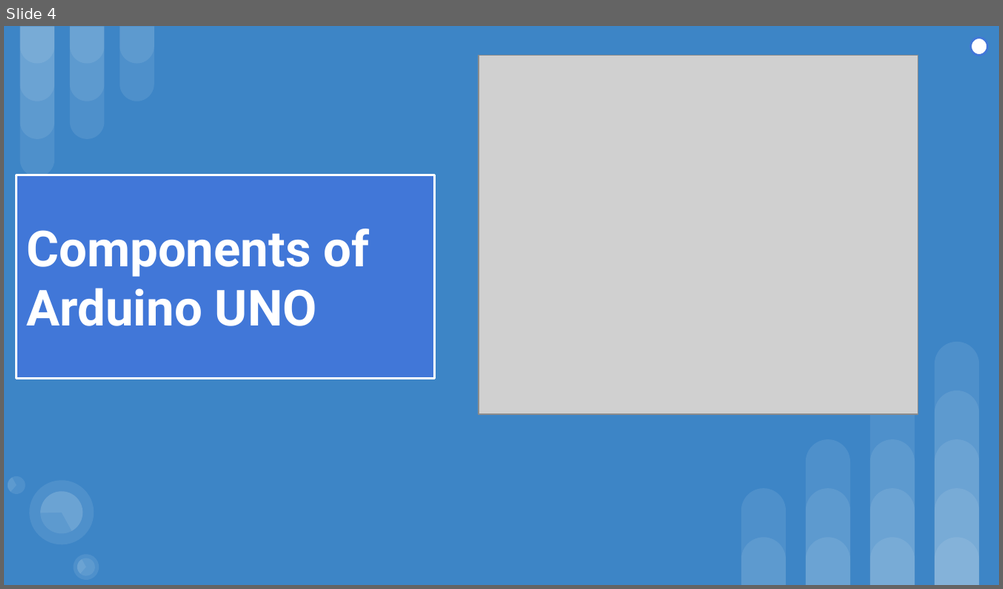
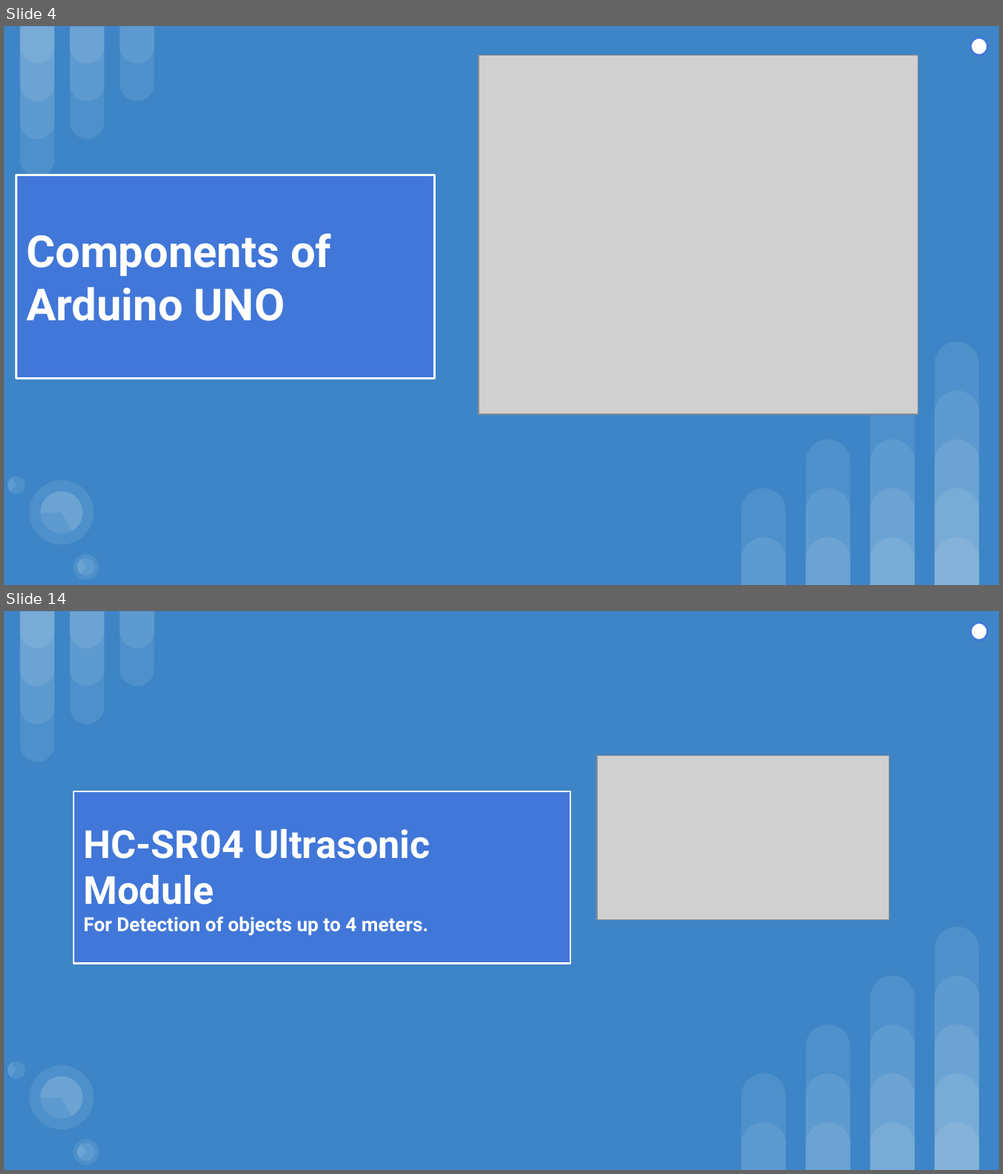
Before and after one commit to sajinamatya/Fake_news-classification, a slide deck: New.pptx. Shown one above the other, each under a label of ours: slide 4 before the commit, slides 4 and 14 after it; the slides between them are not shown. The pictures are 1003x589 and 1003x1174 pixels, drawn with LibreOffice and Linux fonts; fonts in the diff are those of the drawing; grey boxes stand for pictures. Boxes give left, top, right and bottom in pixels: in the first picture for what was removed or moved away, otherwise in the second. Text is boxed around its words. In the diff, an @@ line names an element or a change of style, - is before the commit and + after.

```diff
--- a/New.pptx
+++ b/New.pptx
@@ slide 14 added at bbox=[4, 611, 999, 1170], background #3D85C6; not listed: 23 template elements that a slide beside it also shows @@
@@ ellipse added at bbox=[970, 623, 987, 641], fill #FFFFFF, outline #4177D8 1.5 pt @@
@@ picture added at bbox=[597, 755, 888, 920] @@
@@ rectangle added at bbox=[74, 792, 570, 964], fill #4177D8, outline #FFFFFF 1.5 pt, 14 pt, text #FFFFFF, bold @@
+HC-SR04 Ultrasonic Module
+For Detection of objects up to 4 meters.
@@ group added at bbox=[5, 1053, 106, 1170]: 5 ellipses, 3 pie slice (boxed as its full ellipse)s @@
@@ slide 4 changed as well @@
@@ title "Components of Arduino UNO" at bbox=[16, 175, 435, 379]: size 36 to 32 pt @@
```
Also in this commit, not shown: 7 other slides changed, 5 other slides added, 1 slide removed.
